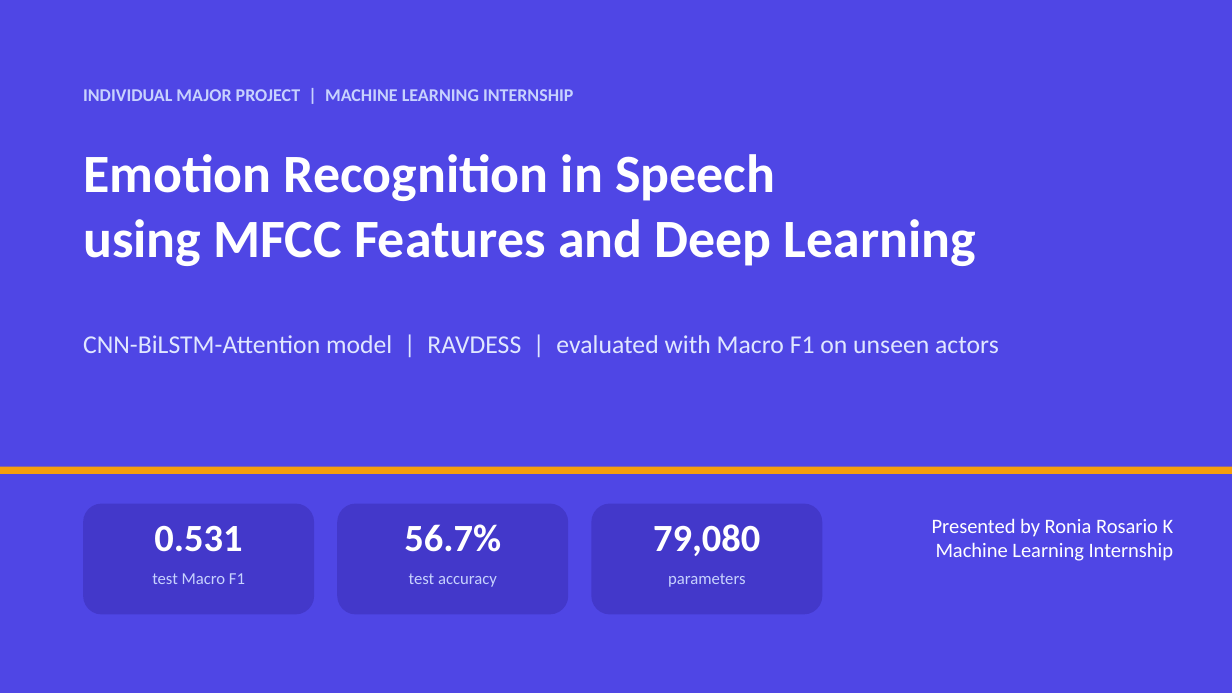
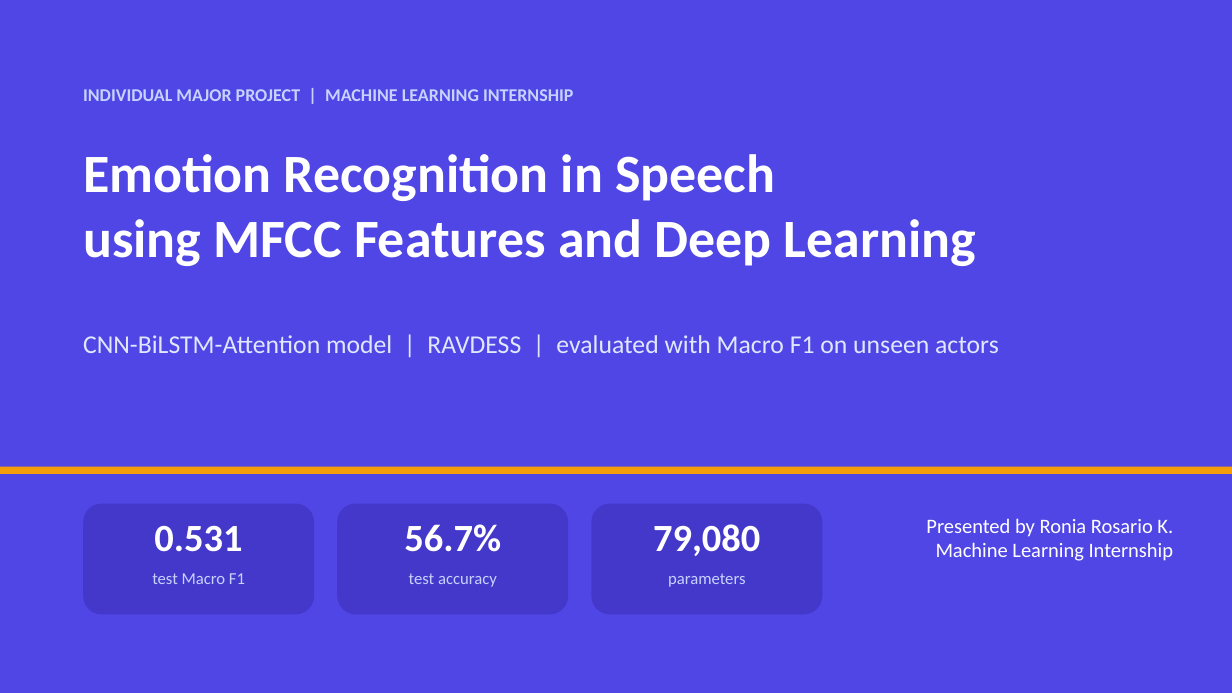
Before and after one commit to roniarosariosamk/Speech-Emotion-Recognition, a slide deck: slide 1 of Speech Emotion Recognition/Speech_Emotion_Recognition_Presentation.pptx. Drawn at 1232x693 pixels with LibreOffice and Linux fonts; fonts in the diff are those of the drawing. Boxes give left, top, right and bottom in pixels: in the first picture for what was removed or moved away, otherwise in the second. Text is boxed around its words. In the diff, an @@ line names an element or a change of style, - is before the commit and + after.

```diff
--- a/Speech Emotion Recognition/Speech_Emotion_Recognition_Presentation.pptx
+++ b/Speech Emotion Recognition/Speech_Emotion_Recognition_Presentation.pptx
@@ text at <box>926,518,1173,537</box>: text changed @@
-Presented by Ronia Rosario K
+Presented by Ronia Rosario K.
```
Also in this commit, not shown: 1 other slide changed, 16 other files.
